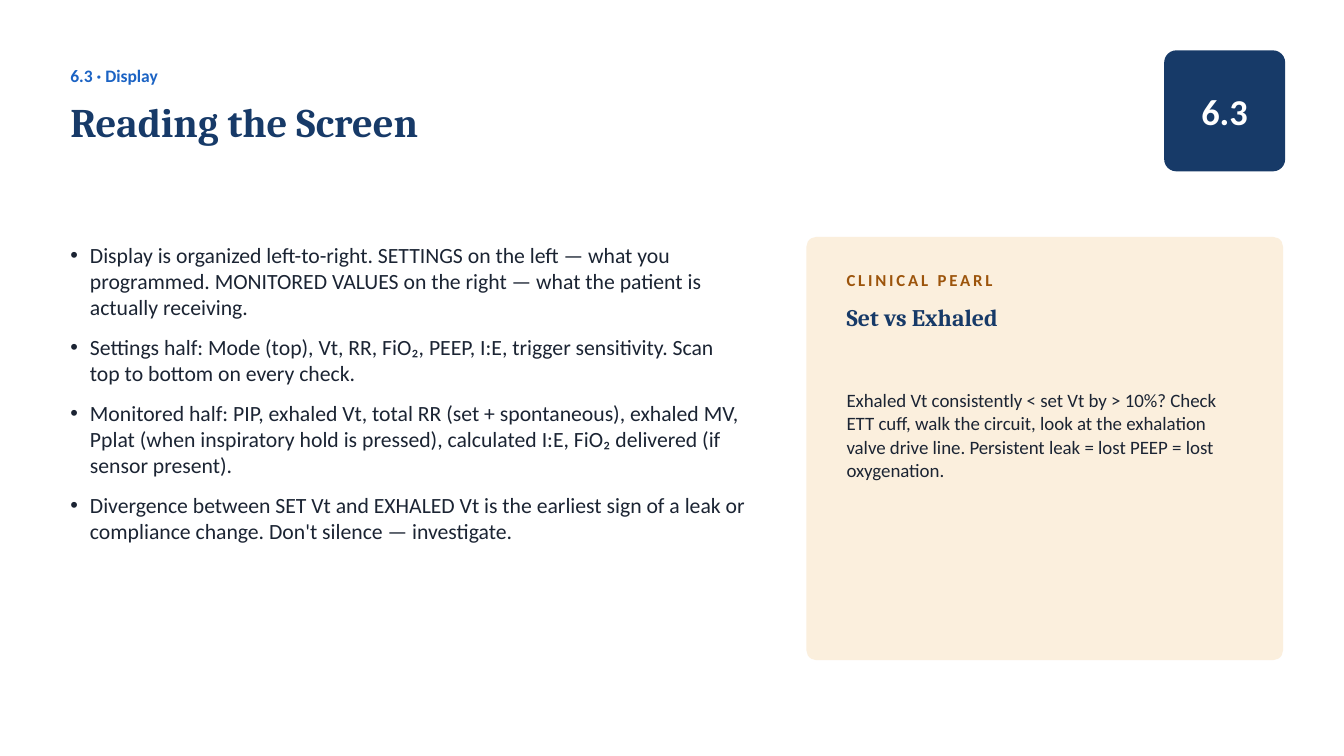
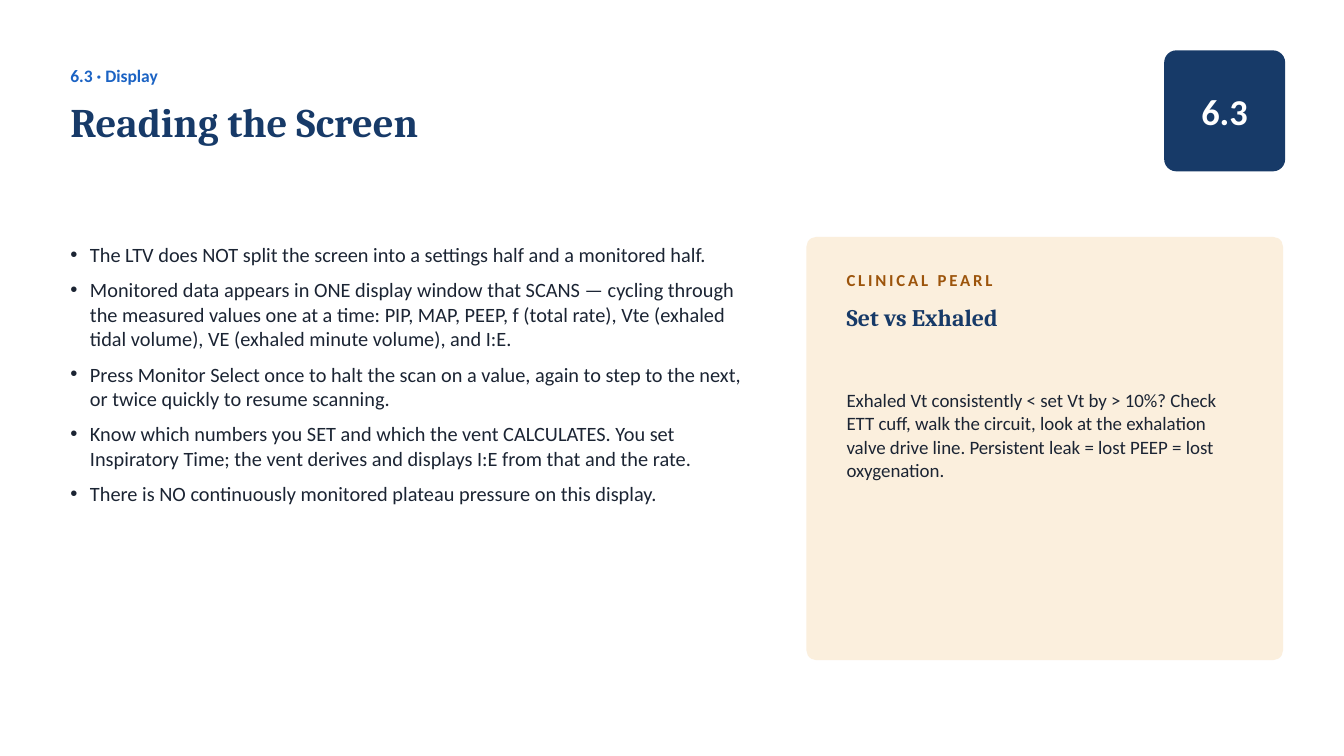
Before and after one commit to amr-kc-protocols/amr-kc-protocols, a slide deck: slide 5 of vta/slides/Module_6_LTV_1200_The_Platform_Tour.pptx. Drawn at 1344x756 pixels with LibreOffice and Linux fonts; fonts in the diff are those of the drawing. Boxes give left, top, right and bottom in pixels: in the first picture for what was removed or moved away, otherwise in the second. Text is boxed around its words. In the diff, an @@ line names an element or a change of style, - is before the commit and + after.

```diff
--- a/vta/slides/Module_6_LTV_1200_The_Platform_Tour.pptx
+++ b/vta/slides/Module_6_LTV_1200_The_Platform_Tour.pptx
@@ text at <box>90,248,740,505</box>: text changed; size 15.5 to 14.5 pt @@
-• Display is organized left-to-right. SETTINGS on the left — what you programmed. MONITORED VALUES on the right — what the patient is actually receiving.
-• Settings half: Mode (top), Vt, RR, FiO₂, PEEP, I:E, trigger sensitivity. Scan top to bottom on every check.
-• Monitored half: PIP, exhaled Vt, total RR (set + spontaneous), exhaled MV, Pplat (when inspiratory hold is pressed), calculated I:E, FiO₂ delivered (if sensor present).
-• Divergence between SET Vt and EXHALED Vt is the earliest sign of a leak or compliance change. Don't silence — investigate.
+• The LTV does NOT split the screen into a settings half and a monitored half.
+• Monitored data appears in ONE display window that SCANS — cycling through the measured values one at a time: PIP, MAP, PEEP, f (total rate), Vte (exhaled tidal volume), VE (exhaled minute volume), and I:E.
+• Press Monitor Select once to halt the scan on a value, again to step to the next, or twice quickly to resume scanning.
+• Know which numbers you SET and which the vent CALCULATES. You set Inspiratory Time; the vent derives and displays I:E from that and the rate.
+• There is NO continuously monitored plateau pressure on this display.
```
Also in this commit, not shown: 5 other slides changed, 11 other files.
